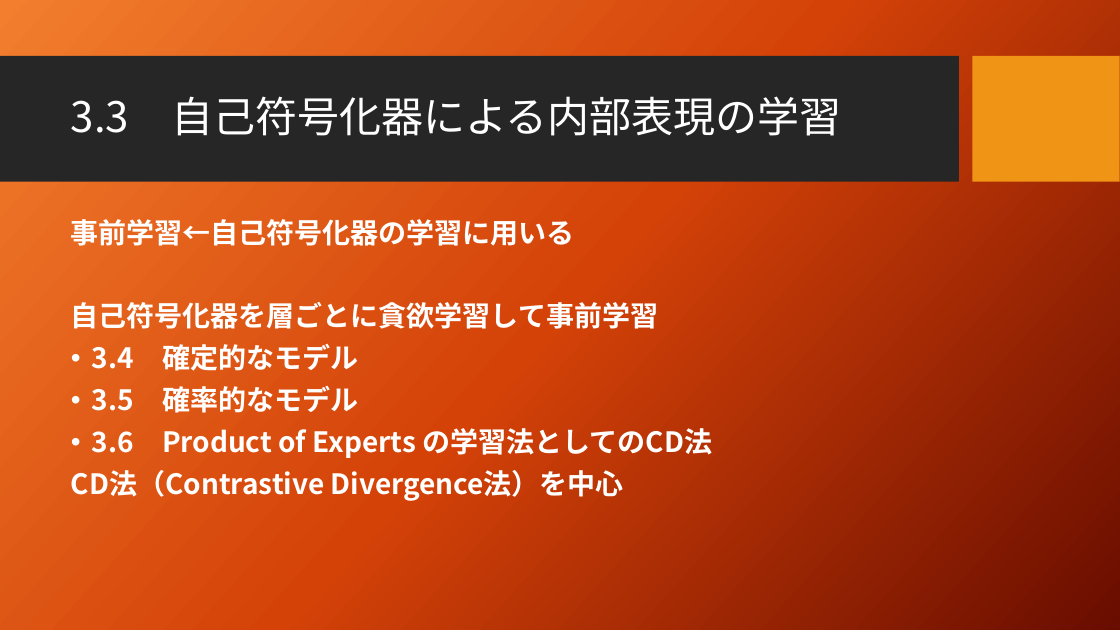
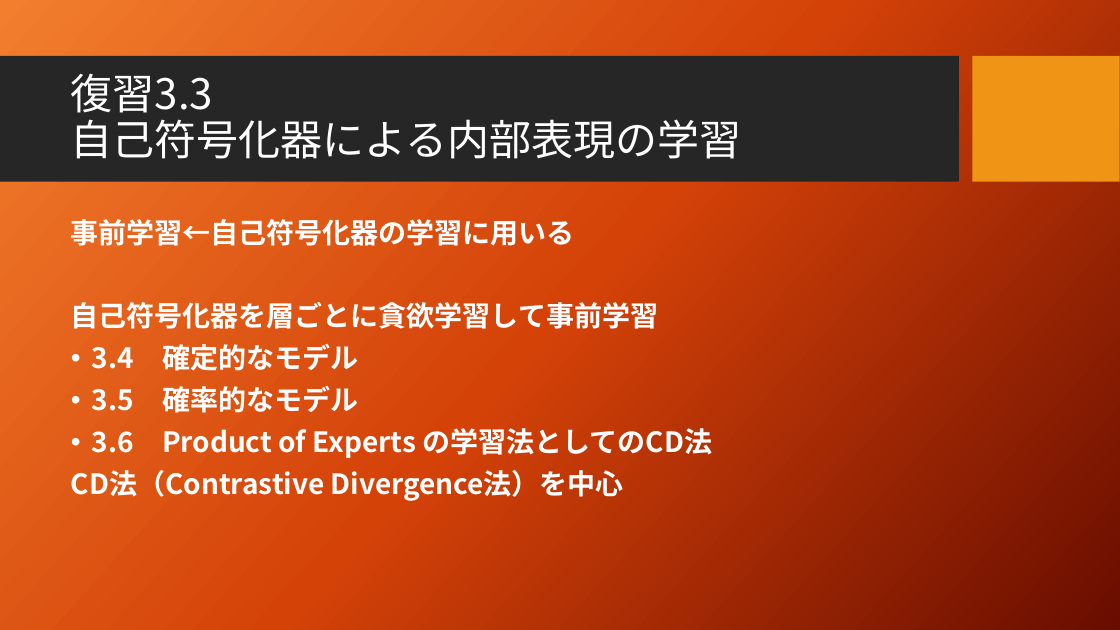
Before and after one commit to seigenji/deep_learning, a slide deck: slide 2 of deep_learning3.4.pptx. Drawn at 1120x630 pixels with LibreOffice and Linux fonts; fonts in the diff are those of the drawing; background and template pictures are left out. Boxes give left, top, right and bottom in pixels: in the first picture for what was removed or moved away, otherwise in the second. Text is boxed around its words. In the diff, an @@ line names an element or a change of style, - is before the commit and + after.

```diff
--- a/deep_learning3.4.pptx
+++ b/deep_learning3.4.pptx
@@ title at [71, 74, 742, 159]: text changed @@
-3.3 自己符号化器による内部表現の学習
+復習3.3
+自己符号化器による内部表現の学習
```
Also in this commit, not shown: 2 other slides changed, 3 slides added, 1 other file.
